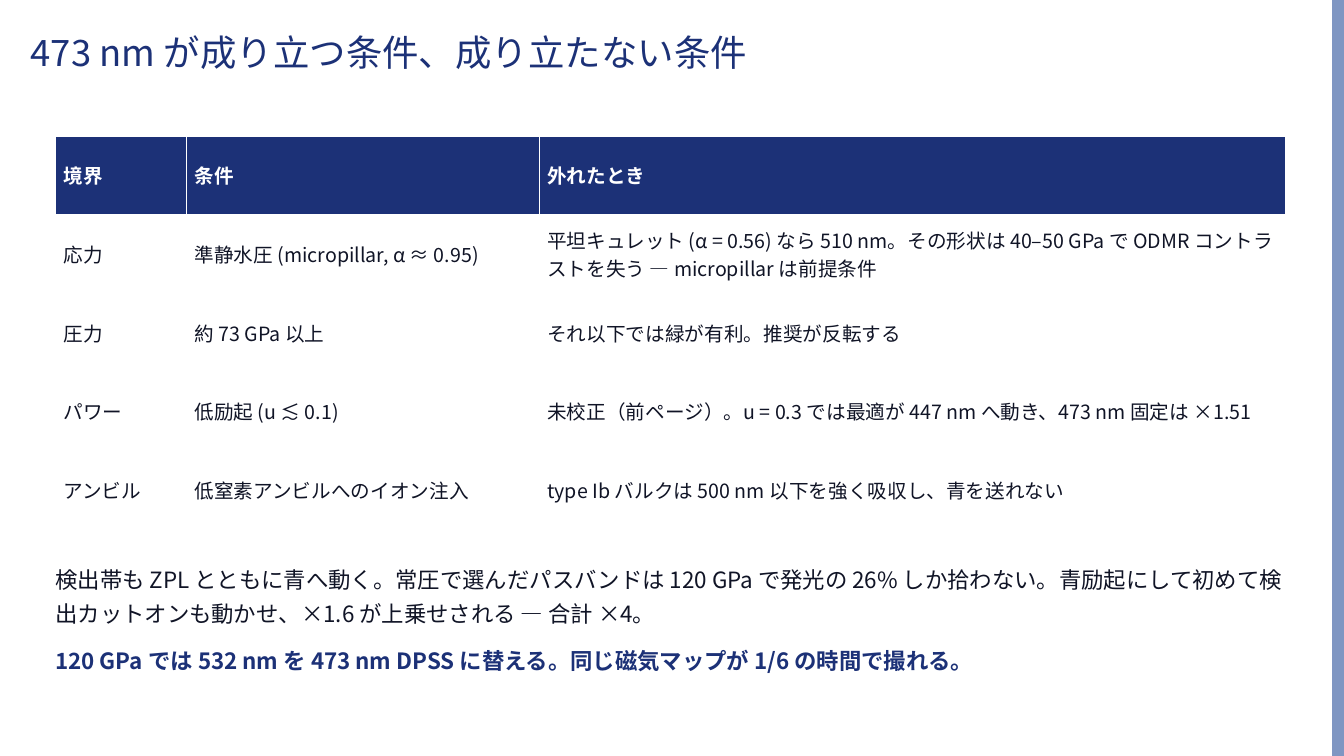
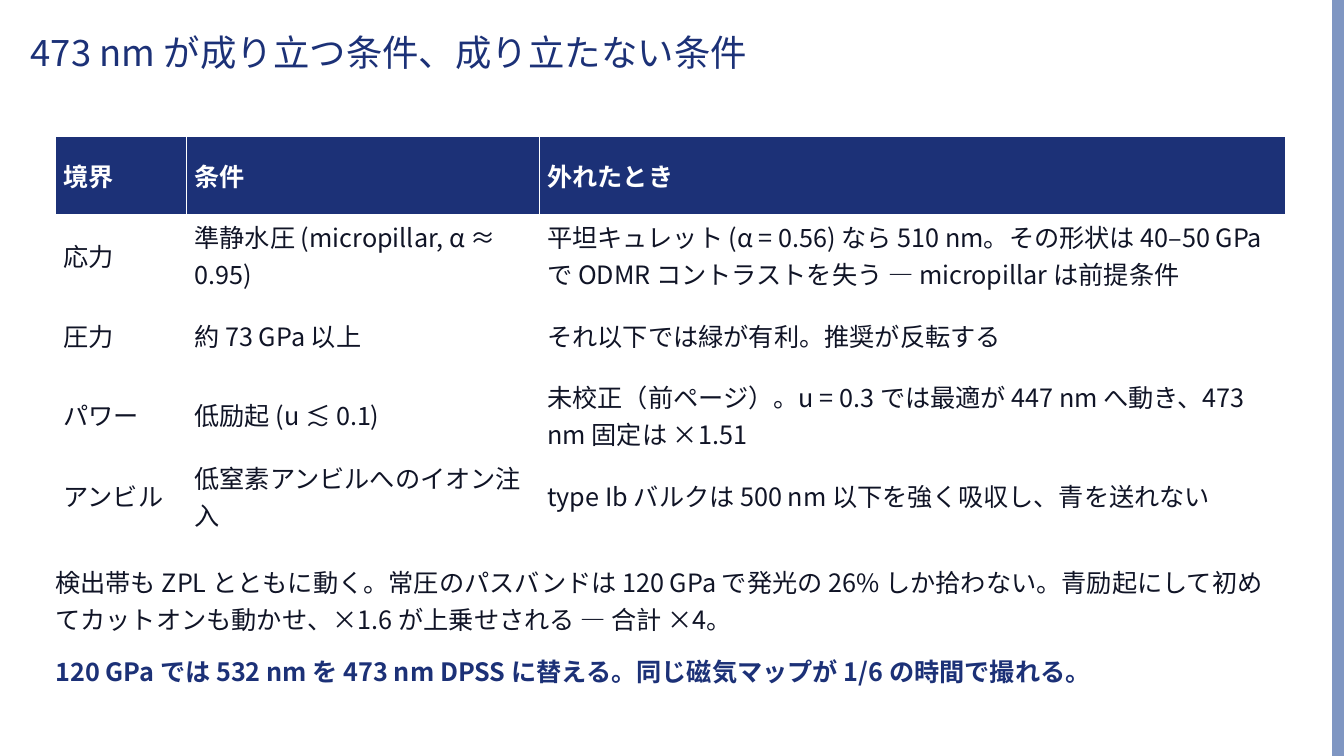
Before and after one commit to Risei412/ultra-high-pressure-ODMR, a slide deck: slide 9 of slides/odmr_473nm_talk.pptx. Drawn at 1344x756 pixels with LibreOffice and Linux fonts; fonts in the diff are those of the drawing; background and template pictures are left out. Boxes give left, top, right and bottom in pixels: in the first picture for what was removed or moved away, otherwise in the second. Text is boxed around its words. In the diff, an @@ line names an element or a change of style, - is before the commit and + after.

```diff
--- a/slides/odmr_473nm_talk.pptx
+++ b/slides/odmr_473nm_talk.pptx
@@ table at (x1=55, y1=136, x2=1286, y2=531) @@
@@ size 14 to 18 pt @@
@@ text at (x1=55, y1=570, x2=1262, y2=631): text changed; size 16 to 18 pt @@
-検出帯も ZPL とともに青へ動く。常圧で選んだパスバンドは 120 GPa で発光の 26% しか拾わない。青励起にして初めて検出カットオンも動かせ、×1.6 が上乗せされる — 合計 ×4。
+検出帯も ZPL とともに動く。常圧のパスバンドは 120 GPa で発光の 26% しか拾わない。青励起にして初めてカットオンも動かせ、×1.6 が上乗せされる — 合計 ×4。
@@ text at (x1=55, y1=659, x2=1091, y2=686): size 16 to 18 pt in "120 GPa では 532 nm を 473 ..." @@
```
Also in this commit, not shown: 8 other slides changed, 8 other files.
